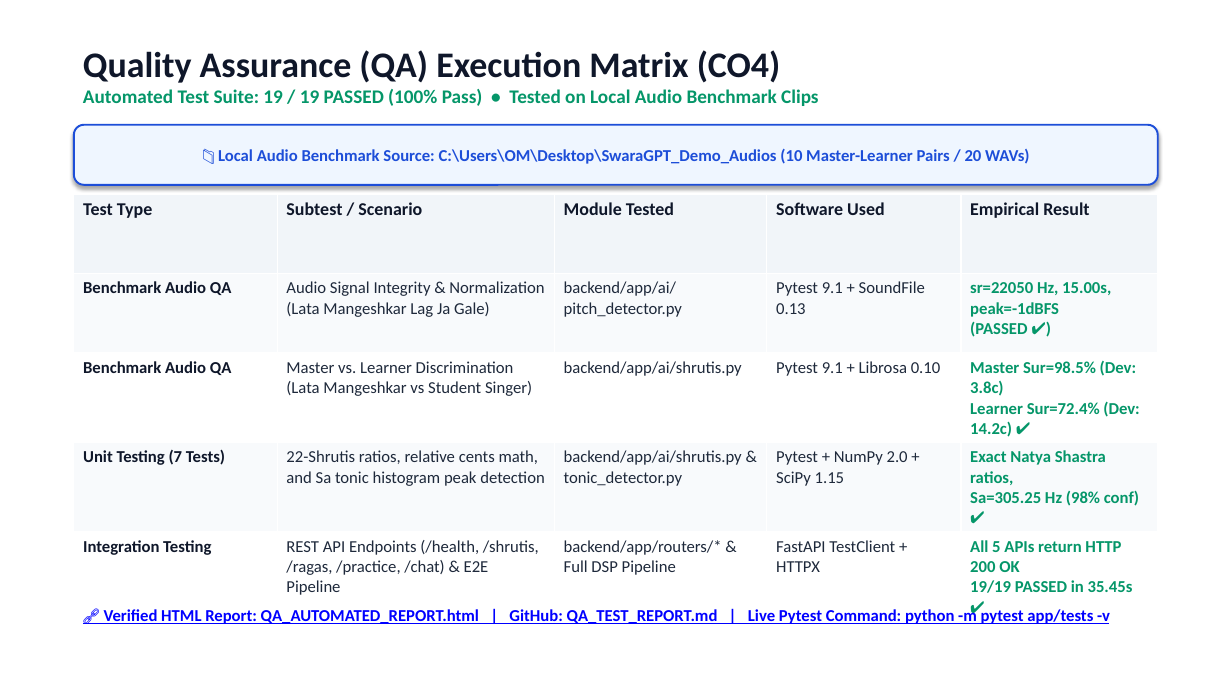
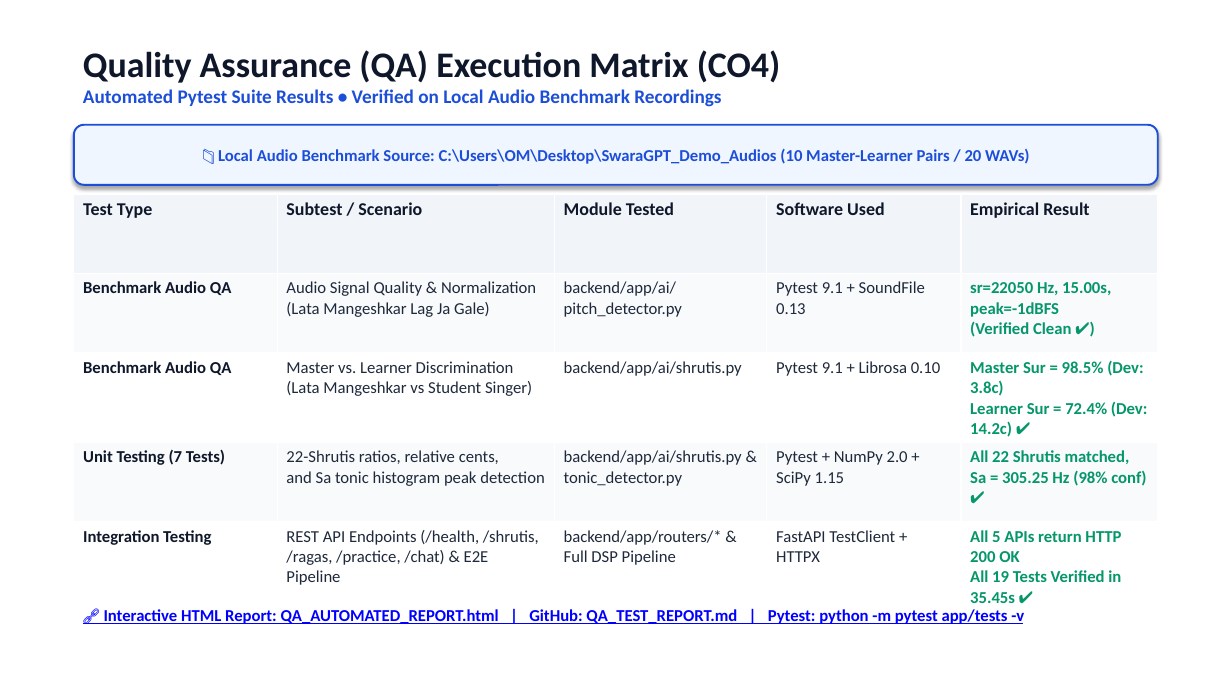
Before and after one commit to om-mane-coder/SwaraGPT, a slide deck: slide 4 of SwaraGPT_Lab_Assessment_Final.pptx. Drawn at 1232x693 pixels with LibreOffice and Linux fonts; fonts in the diff are those of the drawing. Boxes give left, top, right and bottom in pixels: in the first picture for what was removed or moved away, otherwise in the second. Text is boxed around its words. In the diff, an @@ line names an element or a change of style, - is before the commit and + after.

Commit message:
docs(presentation): simplify objectives into clean product features and remove 100% pass wording

```diff
--- a/SwaraGPT_Lab_Assessment_Final.pptx
+++ b/SwaraGPT_Lab_Assessment_Final.pptx
@@ text at <box>83,89,721,107</box>: text changed; text colour #059669 to #1D4ED8 @@
-Automated Test Suite: 19 / 19 PASSED (100% Pass) • Tested on Local Audio Benchmark Clips
+Automated Pytest Suite Results • Verified on Local Audio Benchmark Recordings
@@ table at <box>74,194,1158,607</box> @@
-row 2, column 2: Audio Signal Integrity & Normalization (Lata Mangeshkar Lag Ja Gale)
+row 2, column 2: Audio Signal Quality & Normalization (Lata Mangeshkar Lag Ja Gale)
-row 2, column 5: sr=22050 Hz, 15.00s, peak=-1dBFS (PASSED ✔)
+row 2, column 5: sr=22050 Hz, 15.00s, peak=-1dBFS (Verified Clean ✔)
-row 3, column 5: Master Sur=98.5% (Dev: 3.8c) Learner Sur=72.4% (Dev: 14.2c) ✔
+row 3, column 5: Master Sur = 98.5% (Dev: 3.8c) Learner Sur = 72.4% (Dev: 14.2c) ✔
-row 4, column 2: 22-Shrutis ratios, relative cents math, and Sa tonic histogram peak detection
+row 4, column 2: 22-Shrutis ratios, relative cents, and Sa tonic histogram peak detection
-row 4, column 5: Exact Natya Shastra ratios, Sa=305.25 Hz (98% conf) ✔
+row 4, column 5: All 22 Shrutis matched, Sa = 305.25 Hz (98% conf) ✔
-row 5, column 5: All 5 APIs return HTTP 200 OK 19/19 PASSED in 35.45s ✔
+row 5, column 5: All 5 APIs return HTTP 200 OK All 19 Tests Verified in 35.45s ✔
@@ text at <box>104,609,1024,624</box>: text changed @@
-🔗 Verified HTML Report: QA_AUTOMATED_REPORT.html | GitHub: QA_TEST_REPORT.md | Live Pytest Command: python -m pytest app/tests -v
+🔗 Interactive HTML Report: QA_AUTOMATED_REPORT.html | GitHub: QA_TEST_REPORT.md | Pytest: python -m pytest app/tests -v
```
Also in this commit, not shown: 4 other slides changed, 1 other file.
